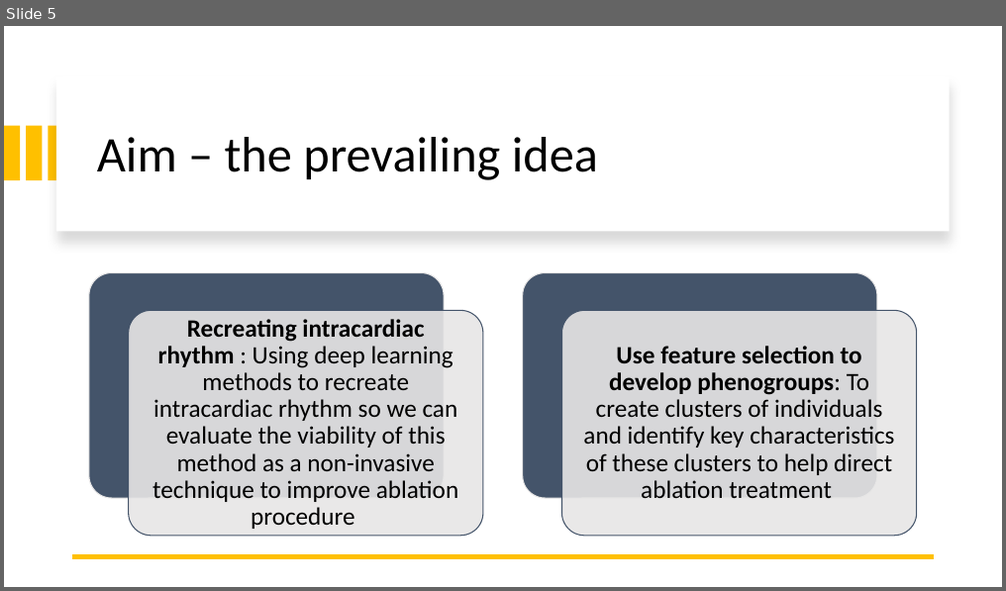
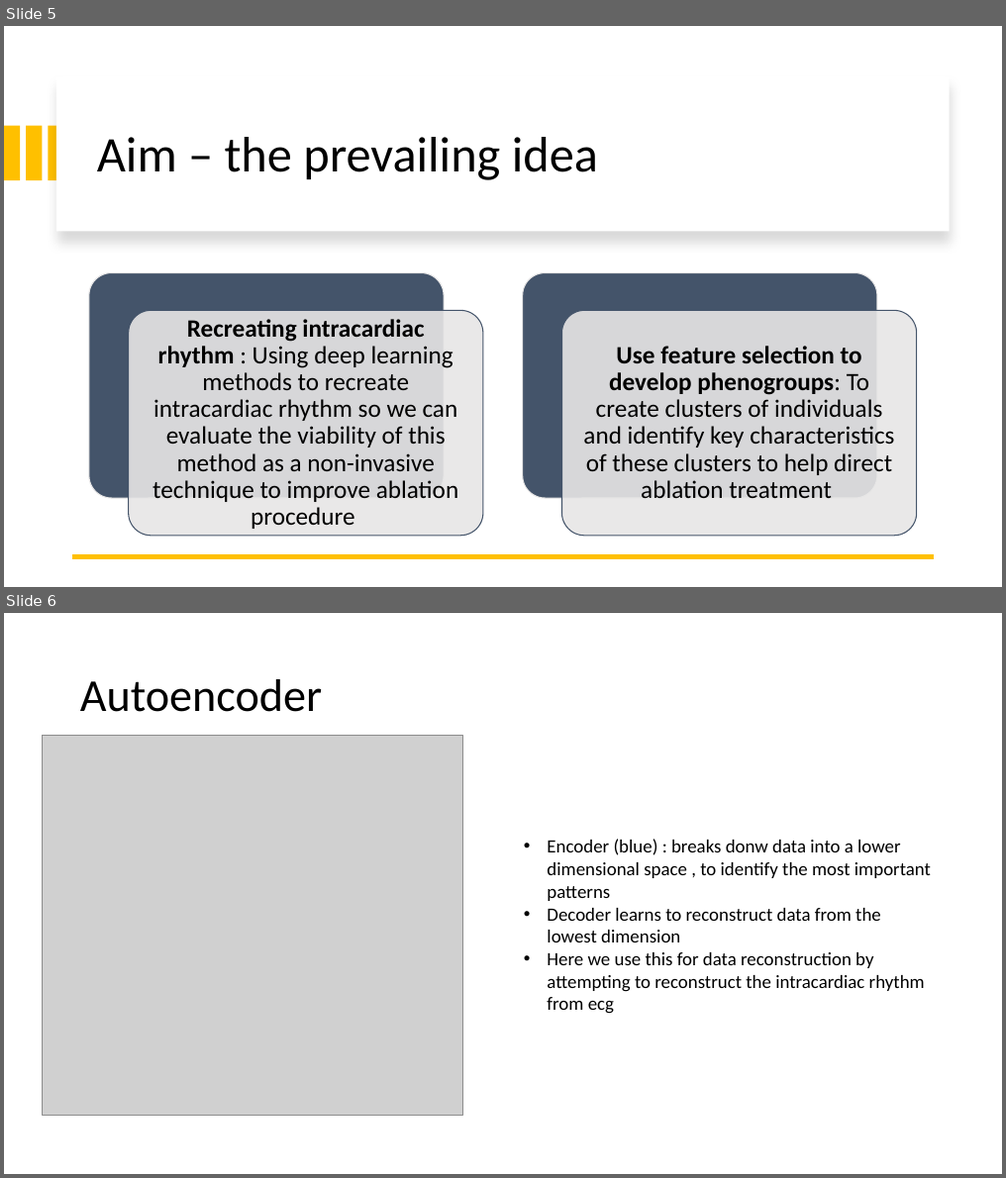
Before and after one commit to omare334/CVD_project, a slide deck: Phenogrouping patients with atrial fibrillation undergoing catheter ablation.pptx. Shown one above the other, each under a label of ours: slide 5 before the commit, slides 5 and 6 after it. The pictures are 1006x591 and 1006x1178 pixels, drawn with LibreOffice and Linux fonts; fonts in the diff are those of the drawing; grey boxes stand for pictures. Boxes give left, top, right and bottom in pixels: in the first picture for what was removed or moved away, otherwise in the second. Text is boxed around its words. In the diff, an @@ line names an element or a change of style, - is before the commit and + after.

```diff
--- a/Phenogrouping patients with atrial fibrillation undergoing catheter ablation.pptx
+++ b/Phenogrouping patients with atrial fibrillation undergoing catheter ablation.pptx
@@ slide 6 added at (4, 613, 1002, 1174), background #FFFFFF @@
@@ title added at (80, 679, 322, 712), 44 pt, text #000000 @@
+Autoencoder
@@ picture added at (43, 736, 463, 1115) @@
@@ text added at (547, 839, 931, 1014), 18 pt, text #000000 @@
+• Encoder (blue) : breaks donw data into a lower dimensional space , to identify the most important patterns
+• Decoder learns to reconstruct data from the lowest dimension
+• Here we use this for data reconstruction by attempting to reconstruct the intracardiac rhythm from ecg
```
Also in this commit, not shown: 1 slide changed, 3 other slides added, 1 slide removed, 7 other files.
